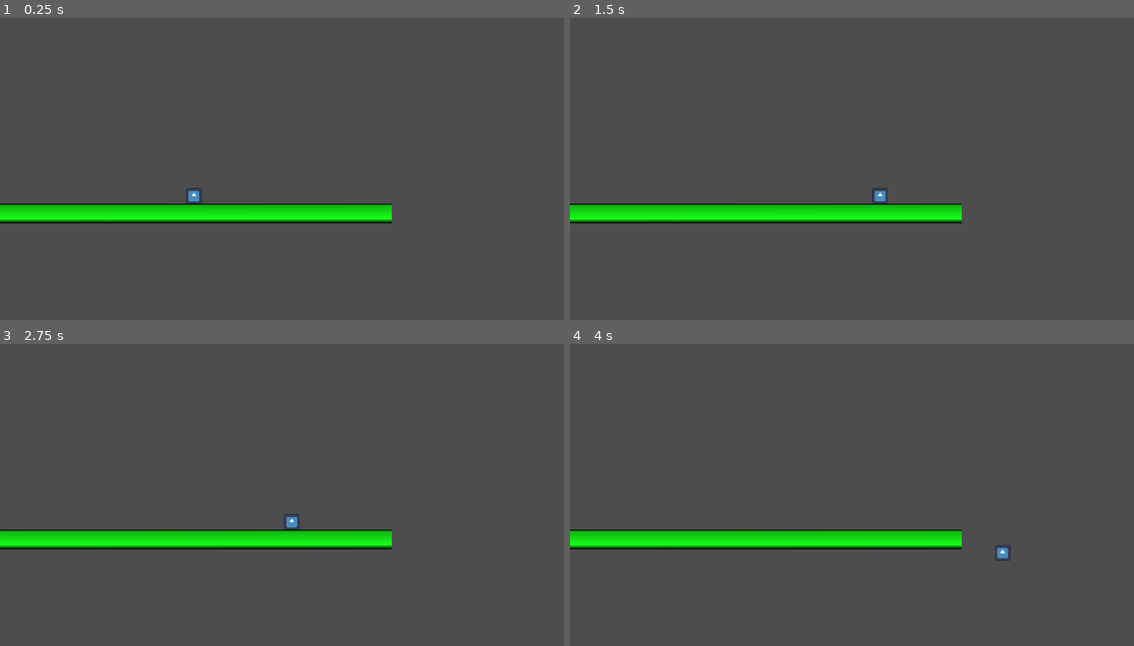
Above: before the commit, frames 1-4 (two rows, left to right).
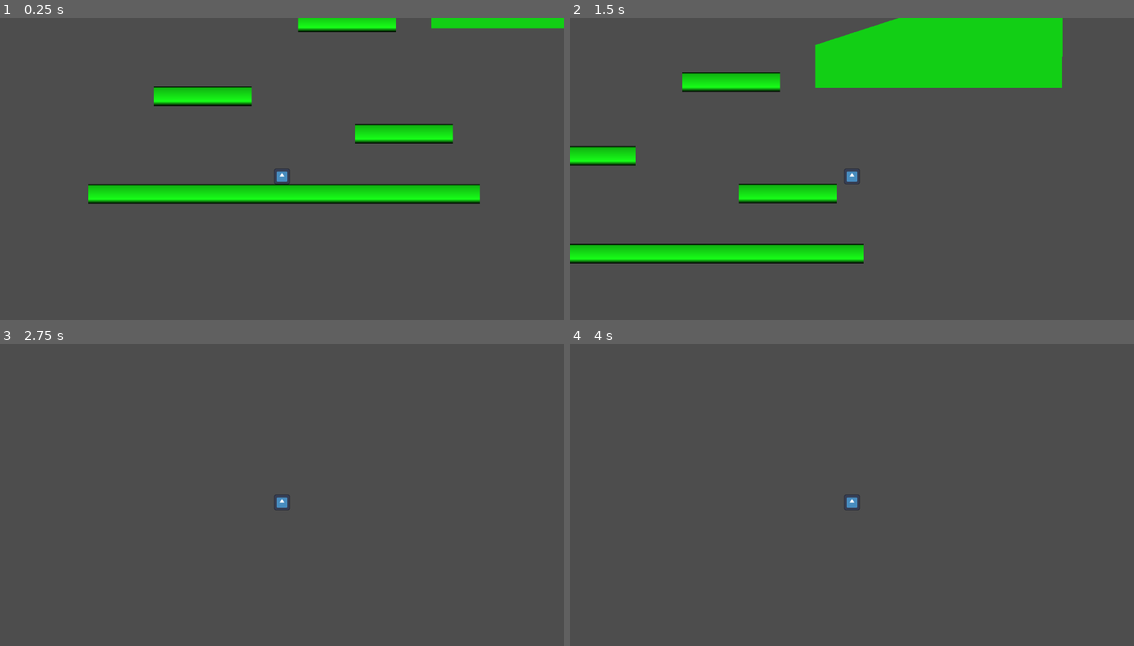
Above: after the commit, the same moments.

Repository: codeSmith12/Godot_AI_Curriculum
Game: Godot game, scene res://scenes/world.tscn
Two runs of this game, one before a commit and one after it. Both use one fixed random seed, a clock stepped at 60 frames per second and the inputs below. The engine's default icon, where the game draws it, is replaced by a stand-in: a white triangle on a blue panel in a dark square.
Inputs:
- Up to frame 1 (0.25 s): no input
- Up to frame 2 (1.5 s): tap Enter (ui_accept) at 0.5, 0.77 s; hold Right (ui_right) from 0.53 s (still down)
- Up to frame 3 (2.75 s): tap Enter (ui_accept) at 1.52 s; release Right (ui_right) at 2.03 s; hold Left (ui_left) from 2.03 s (still down)
- Up to frame 4 (4 s): release Left (ui_left) at 2.78 s; hold Right (ui_right) from 2.78 s (still down); tap Enter (ui_accept) at 3.02, 3.77 s

The runs differ from the first frame. In frame 1, 13% of the frame differs, in the area x 0-100%, y 0-68%; in frame 2, 21%, in the area x 0-88%, y 0-82%; in frame 3, 4.7%; in frame 4, 4.7%.

Commit message:
Platformer Lesson 2 - Added platforms and polygons, camera

Diff:
--- /dev/null
+++ b/Platformer/scenes/platform.tscn
@@ -0,0 +1,23 @@
+[gd_scene format=3 uid="uid://da3arnja7nvk5"]
+
+[sub_resource type="RectangleShape2D" id="RectangleShape2D_e5uuo"]
+size = Vector2(800, 40)
+
+[sub_resource type="Gradient" id="Gradient_nnsk1"]
+offsets = PackedFloat32Array(0, 0.22891566, 0.93373495, 1)
+colors = PackedColorArray(0, 0, 0, 1, 0.09019608, 1, 0.09411765, 1, 0.06377144, 0.70703125, 0.066544116, 1, 0, 0, 0, 1)
+
+[sub_resource type="GradientTexture2D" id="GradientTexture2D_rwgxs"]
+gradient = SubResource("Gradient_nnsk1")
+width = 800
+height = 40
+fill_from = Vector2(0.5195652, 1)
+fill_to = Vector2(0.51521736, 0)
+
+[node name="Floor" type="StaticBody2D" unique_id=1329949325]
+
+[node name="CollisionShape2D" type="CollisionShape2D" parent="." unique_id=2010919183]
+shape = SubResource("RectangleShape2D_e5uuo")
+
+[node name="Sprite2D" type="Sprite2D" parent="." unique_id=346459178]
+texture = SubResource("GradientTexture2D_rwgxs")
--- a/Platformer/scenes/player.gd
+++ b/Platformer/scenes/player.gd
@@ -1,7 +1,7 @@
 extends CharacterBody2D
 
-var speed = 250.0
-var jump_velocity = -400.0
+@export var speed = 250.0
+@export var jump_velocity = -400.0
 var gravity = 980.0
 
 
--- a/Platformer/scenes/player.tscn
+++ b/Platformer/scenes/player.tscn
@@ -8,6 +8,8 @@
 
 [node name="Player" type="CharacterBody2D" unique_id=980844804]
 script = ExtResource("1_g2els")
+speed = 400.0
+jump_velocity = -550.0
 
 [node name="Sprite2D" type="Sprite2D" parent="." unique_id=1201007939]
 scale = Vector2(0.25, 0.25)
@@ -15,3 +17,5 @@
 
 [node name="CollisionShape2D" type="CollisionShape2D" parent="." unique_id=1364688934]
 shape = SubResource("RectangleShape2D_g2els")
+
+[node name="Camera2D" type="Camera2D" parent="." unique_id=1386409037]
--- a/Platformer/scenes/world.tscn
+++ b/Platformer/scenes/world.tscn
@@ -1,31 +1,161 @@
 [gd_scene format=3 uid="uid://cudlplhtydxum"]
 
 [ext_resource type="PackedScene" uid="uid://pbmoqjvodepq" path="res://scenes/player.tscn" id="1_nnsk1"]
+[ext_resource type="PackedScene" uid="uid://da3arnja7nvk5" path="res://scenes/platform.tscn" id="1_rwgxs"]
 
-[sub_resource type="RectangleShape2D" id="RectangleShape2D_e5uuo"]
-size = Vector2(800, 40)
+[sub_resource type="RectangleShape2D" id="RectangleShape2D_rwgxs"]
+size = Vector2(200, 40)
 
 [sub_resource type="Gradient" id="Gradient_nnsk1"]
 offsets = PackedFloat32Array(0, 0.22891566, 0.93373495, 1)
 colors = PackedColorArray(0, 0, 0, 1, 0.09019608, 1, 0.09411765, 1, 0.06377144, 0.70703125, 0.066544116, 1, 0, 0, 0, 1)
 
-[sub_resource type="GradientTexture2D" id="GradientTexture2D_rwgxs"]
+[sub_resource type="GradientTexture2D" id="GradientTexture2D_4wyf3"]
 gradient = SubResource("Gradient_nnsk1")
-width = 800
+width = 200
 height = 40
 fill_from = Vector2(0.5195652, 1)
 fill_to = Vector2(0.51521736, 0)
 
 [node name="World" type="Node2D" unique_id=619077012]
 
-[node name="Floor" type="StaticBody2D" parent="." unique_id=1994931640]
+[node name="Floor" parent="." unique_id=1329949325 instance=ExtResource("1_rwgxs")]
+position = Vector2(645, 277)
+
+[node name="CollisionShape2D" parent="Floor" index="0" unique_id=2010919183]
+shape = SubResource("RectangleShape2D_rwgxs")
+
+[node name="Sprite2D" parent="Floor" index="1" unique_id=346459178]
+texture = SubResource("GradientTexture2D_4wyf3")
+
+[node name="Floor2" parent="." unique_id=1715413956 instance=ExtResource("1_rwgxs")]
+position = Vector2(234, 200)
+
+[node name="CollisionShape2D" parent="Floor2" index="0" unique_id=2010919183]
+shape = SubResource("RectangleShape2D_rwgxs")
+
+[node name="Sprite2D" parent="Floor2" index="1" unique_id=346459178]
+texture = SubResource("GradientTexture2D_4wyf3")
+
+[node name="Floor3" parent="." unique_id=858239081 instance=ExtResource("1_rwgxs")]
+position = Vector2(529, 49)
+
+[node name="CollisionShape2D" parent="Floor3" index="0" unique_id=2010919183]
+shape = SubResource("RectangleShape2D_rwgxs")
+
+[node name="Sprite2D" parent="Floor3" index="1" unique_id=346459178]
+texture = SubResource("GradientTexture2D_4wyf3")
+
+[node name="Floor4" parent="." unique_id=2481081 instance=ExtResource("1_rwgxs")]
+position = Vector2(1465, -103)
+
+[node name="CollisionShape2D" parent="Floor4" index="0" unique_id=2010919183]
+shape = SubResource("RectangleShape2D_rwgxs")
+
+[node name="Sprite2D" parent="Floor4" index="1" unique_id=346459178]
+texture = SubResource("GradientTexture2D_4wyf3")
+
+[node name="Floor5" parent="." unique_id=297714127 instance=ExtResource("1_rwgxs")]
+position = Vector2(1782, -25)
+rotation = 1.5796082
+scale = Vector2(0.31260762, 1.7443193)
+
+[node name="CollisionShape2D" parent="Floor5" index="0" unique_id=2010919183]
+shape = SubResource("RectangleShape2D_rwgxs")
+
+[node name="Sprite2D" parent="Floor5" index="1" unique_id=346459178]
+texture = SubResource("GradientTexture2D_4wyf3")
+
+[node name="Floor6" parent="." unique_id=1222158881 instance=ExtResource("1_rwgxs")]
+position = Vector2(2039.0002, -108.00001)
+rotation = 1.5796082
+scale = Vector2(0.31260762, 1.7443193)
+
+[node name="CollisionShape2D" parent="Floor6" index="0" unique_id=2010919183]
+shape = SubResource("RectangleShape2D_rwgxs")
+
+[node name="Sprite2D" parent="Floor6" index="1" unique_id=346459178]
+texture = SubResource("GradientTexture2D_4wyf3")
+
+[node name="Floor7" parent="." unique_id=844406458 instance=ExtResource("1_rwgxs")]
+position = Vector2(2282, -195.00002)
+rotation = 1.5796082
+scale = Vector2(0.31260762, 1.7443193)
+
+[node name="CollisionShape2D" parent="Floor7" index="0" unique_id=2010919183]
+shape = SubResource("RectangleShape2D_rwgxs")
+
+[node name="Sprite2D" parent="Floor7" index="1" unique_id=346459178]
+texture = SubResource("GradientTexture2D_4wyf3")
+
+[node name="Platform" parent="." unique_id=1642511972 instance=ExtResource("1_rwgxs")]
 position = Vector2(400, 400)
-
-[node name="CollisionShape2D" type="CollisionShape2D" parent="Floor" unique_id=787539629]
-shape = SubResource("RectangleShape2D_e5uuo")
-
-[node name="Sprite2D" type="Sprite2D" parent="Floor" unique_id=1333838841]
-texture = SubResource("GradientTexture2D_rwgxs")
 
 [node name="Player" parent="." unique_id=980844804 instance=ExtResource("1_nnsk1")]
 position = Vector2(396, 337)
+
+[node name="Terrain" type="StaticBody2D" parent="." unique_id=1512224684]
+position = Vector2(1045, 29)
+
+[node name="Polygon2D" type="Polygon2D" parent="Terrain" unique_id=762215620]
+color = Color(0.07058824, 0.8117647, 0.08235294, 1)
+polygon = PackedVector2Array(-344, -56, -344, 32.000015, 159.99994, 32.000015, 161.44, -153, -48, -152)
+uv = PackedVector2Array(-338, -32, -337.5, 26.5, 159.5, 25.5, 161.44, -153, -45.059998, -155)
+
+[node name="CollisionPolygon2D" type="CollisionPolygon2D" parent="Terrain" unique_id=1122995846]
+polygon = PackedVector2Array(-344, -56, -344, 32.000015, 159.99994, 32.000015, 161.44, -153, -48, -152)
+
+[node name="Terrain2" type="StaticBody2D" parent="." unique_id=703161221]
+position = Vector2(2735, -243)
+
+[node name="Polygon2D" type="Polygon2D" parent="Terrain2" unique_id=1104700437]
+color = Color(0.07058824, 0.8117647, 0.08235294, 1)
+polygon = PackedVector2Array(-256, -111.99999, -88, -160, 136, -87.99999, -96, 8, -224, 40)
+uv = PackedVector2Array(-167.99997, -87.99999, -88, -160, 40, -87.99999, -96, 8, -215.99997, -16)
+
+[node name="CollisionPolygon2D" type="CollisionPolygon2D" parent="Terrain2" unique_id=1364304539]
+polygon = PackedVector2Array(-256, -111.99999, -88, -160, 136, -87.99999, -96, 8, -224, 40)
+
+[node name="Terrain3" type="StaticBody2D" parent="." unique_id=578605967]
+position = Vector2(3172.0002, -292.00012)
+rotation = 2.547033
+
+[node name="Polygon2D" type="Polygon2D" parent="Terrain3" unique_id=1157174719]
+color = Color(0.07058824, 0.8117647, 0.08235294, 1)
+polygon = PackedVector2Array(-256, -111.99999, -88, -160, 136, -87.99999, -96, 8, -224, 40)
+uv = PackedVector2Array(-167.99997, -87.99999, -88, -160, 40, -87.99999, -96, 8, -215.99997, -16)
+
+[node name="CollisionPolygon2D" type="CollisionPolygon2D" parent="Terrain3" unique_id=1409398375]
+polygon = PackedVector2Array(-256, -111.99999, -88, -160, 136, -87.99999, -96, 8, -224, 40)
+
+[node name="Terrain4" type="StaticBody2D" parent="." unique_id=1244135161]
+position = Vector2(3086, -831)
+rotation = 4.331004
+
+[node name="Polygon2D" type="Polygon2D" parent="Terrain4" unique_id=1960351057]
+color = Color(0.07058824, 0.8117647, 0.08235294, 1)
+polygon = PackedVector2Array(-256, -111.99999, -88, -160, 136, -87.99999, -96, 8, -224, 40)
+uv = PackedVector2Array(-167.99997, -87.99999, -88, -160, 40, -87.99999, -96, 8, -215.99997, -16)
+
+[node name="CollisionPolygon2D" type="CollisionPolygon2D" parent="Terrain4" unique_id=1528699566]
+polygon = PackedVector2Array(-256, -111.99999, -88, -160, 136, -87.99999, -96, 8, -224, 40)
+
+[node name="Terrain5" type="StaticBody2D" parent="." unique_id=1056710584]
+position = Vector2(3577, -920.0001)
+rotation = 5.1350584
+
+[node name="Polygon2D" type="Polygon2D" parent="Terrain5" unique_id=766587042]
+color = Color(0.07058824, 0.8117647, 0.08235294, 1)
+polygon = PackedVector2Array(-256, -111.99999, -88, -160, 136, -87.99999, -96, 8, -224, 40)
+uv = PackedVector2Array(-167.99997, -87.99999, -88, -160, 40, -87.99999, -96, 8, -215.99997, -16)
+
+[node name="CollisionPolygon2D" type="CollisionPolygon2D" parent="Terrain5" unique_id=1912606936]
+polygon = PackedVector2Array(-256, -111.99999, -88, -160, 136, -87.99999, -96, 8, -224, 40)
+
+[editable path="Floor"]
+[editable path="Floor2"]
+[editable path="Floor3"]
+[editable path="Floor4"]
+[editable path="Floor5"]
+[editable path="Floor6"]
+[editable path="Floor7"]
Not shown, added: Platformer/LESSON_NOTES.md
